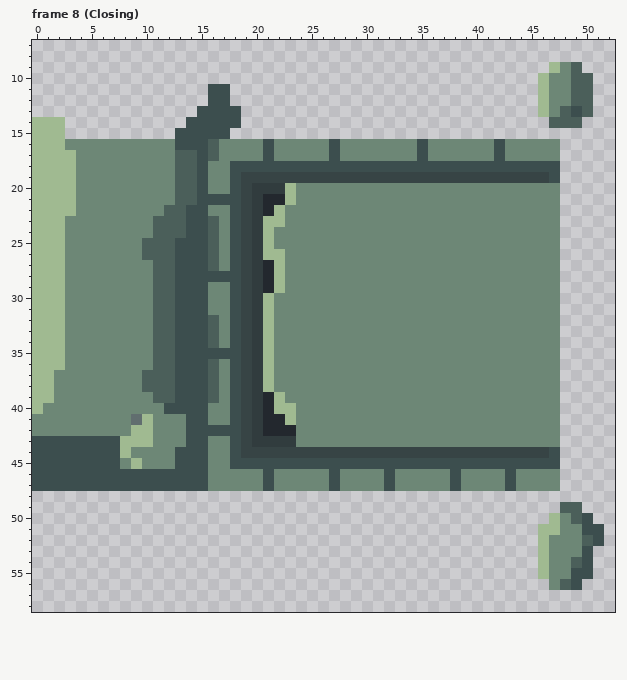
Two versions of one pixel-art file, AssetSources/Levels/Dungeon-Stone-DoorLeft.aseprite. Above, as it was before the edit.
64x64 pixels, 9 frames. Colours within 5 levels of each other are drawn and written as one. Shown: frame 8 (Closing): x 0..52, y 7..58.
New version:
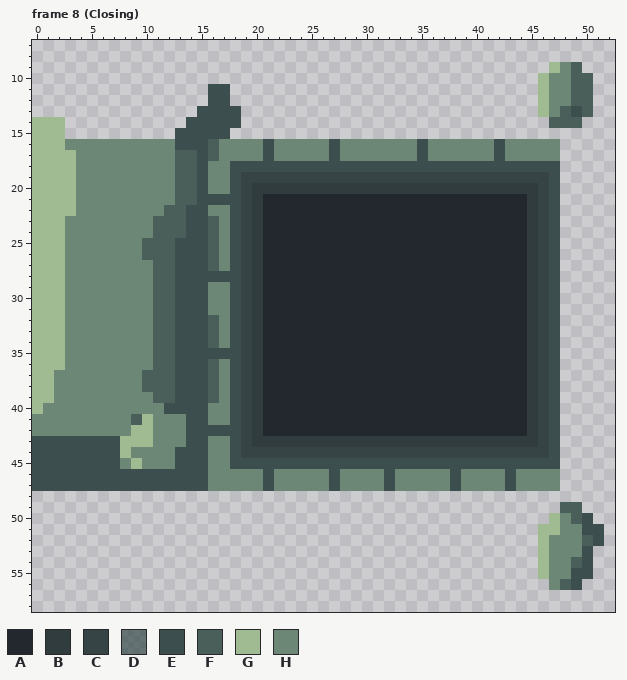
Palette (. is transparent): A #23282e  B #313c3e  C #374445  D #3c4e4eb6  E #3c4e4e  F #4b5f5a  G #a0ba91  H #6d8776
Commit message: basic level generation working. all doors working.
The exact change:
--- frame 8 (Closing), layer "door_door"
@@ x 0..52 @@
 19 GGGGHHHHHHHHHFFEHHECCCCCCCCCCCCCCCCCCCCCCCCCCCCE.....
-20 GGGGHHHHHHHHHFFEHHECBBBGHHHHHHHHHHHHHHHHHHHHHHHH.....
-21 GGGGHHHHHHHHHFFEEEECBAAGHHHHHHHHHHHHHHHHHHHHHHHH.....
-22 GGGGHHHHHHHHFFEEHHECBAGHHHHHHHHHHHHHHHHHHHHHHHHH.....
-23 GGGHHHHHHHHFFFEEFHECBGGHHHHHHHHHHHHHHHHHHHHHHHHH.....
-24 GGGHHHHHHHHFFFEEFHECBGHHHHHHHHHHHHHHHHHHHHHHHHHH.....
-25 GGGHHHHHHHFFFEEEFHECBGHHHHHHHHHHHHHHHHHHHHHHHHHH.....
-26 GGGHHHHHHHFFFEEEFHECBGGHHHHHHHHHHHHHHHHHHHHHHHHH.....
-27 GGGHHHHHHHHFFEEEFHECBAGHHHHHHHHHHHHHHHHHHHHHHHHH.....
-28 GGGHHHHHHHHFFEEEEEECBAGHHHHHHHHHHHHHHHHHHHHHHHHH.....
-29 GGGHHHHHHHHFFEEEHHECBAGHHHHHHHHHHHHHHHHHHHHHHHHH.....
-30 GGGHHHHHHHHFFEEEHHECBGHHHHHHHHHHHHHHHHHHHHHHHHHH.....
-31 GGGHHHHHHHHFFEEEHHECBGHHHHHHHHHHHHHHHHHHHHHHHHHH.....
-32 GGGHHHHHHHHFFEEEFHECBGHHHHHHHHHHHHHHHHHHHHHHHHHH.....
-33 GGGHHHHHHHHFFEEEFHECBGHHHHHHHHHHHHHHHHHHHHHHHHHH.....
-34 GGGHHHHHHHHFFEEEFHECBGHHHHHHHHHHHHHHHHHHHHHHHHHH.....
-35 GGGHHHHHHHHFFEEEEEECBGHHHHHHHHHHHHHHHHHHHHHHHHHH.....
-36 GGGHHHHHHHHFFEEEFHECBGHHHHHHHHHHHHHHHHHHHHHHHHHH.....
-37 GGHHHHHHHHFFFEEEFHECBGHHHHHHHHHHHHHHHHHHHHHHHHHH.....
-38 GGHHHHHHHHFFFEEEFHECBGHHHHHHHHHHHHHHHHHHHHHHHHHH.....
-39 GGHHHHHHHHHFFEEEFHECBAGHHHHHHHHHHHHHHHHHHHHHHHHH.....
-40 GHHHHHHHHHHHEEEEHHECBAGGHHHHHHHHHHHHHHHHHHHHHHHH.....
-41 HHHHHHHHHDGHHHEEHHECBAAGHHHHHHHHHHHHHHHHHHHHHHHH.....
-42 HHHHHHHHHGGHHHEEEEECBAAAHHHHHHHHHHHHHHHHHHHHHHHH.....
-43 EEEEEEEEGGGHHHEEHHECBBBBHHHHHHHHHHHHHHHHHHHHHHHH.....
+20 GGGGHHHHHHHHHFFEHHECBBBBBBBBBBBBBBBBBBBBBBBBBBCE.....
+21 GGGGHHHHHHHHHFFEEEECBAAAAAAAAAAAAAAAAAAAAAAAABCE.....
+22 GGGGHHHHHHHHFFEEHHECBAAAAAAAAAAAAAAAAAAAAAAAABCE.....
+23 GGGHHHHHHHHFFFEEFHECBAAAAAAAAAAAAAAAAAAAAAAAABCE.....
+24 GGGHHHHHHHHFFFEEFHECBAAAAAAAAAAAAAAAAAAAAAAAABCE.....
+25 GGGHHHHHHHFFFEEEFHECBAAAAAAAAAAAAAAAAAAAAAAAABCE.....
+26 GGGHHHHHHHFFFEEEFHECBAAAAAAAAAAAAAAAAAAAAAAAABCE.....
+27 GGGHHHHHHHHFFEEEFHECBAAAAAAAAAAAAAAAAAAAAAAAABCE.....
+28 GGGHHHHHHHHFFEEEEEECBAAAAAAAAAAAAAAAAAAAAAAAABCE.....
+29 GGGHHHHHHHHFFEEEHHECBAAAAAAAAAAAAAAAAAAAAAAAABCE.....
+30 GGGHHHHHHHHFFEEEHHECBAAAAAAAAAAAAAAAAAAAAAAAABCE.....
+31 GGGHHHHHHHHFFEEEHHECBAAAAAAAAAAAAAAAAAAAAAAAABCE.....
+32 GGGHHHHHHHHFFEEEFHECBAAAAAAAAAAAAAAAAAAAAAAAABCE.....
+33 GGGHHHHHHHHFFEEEFHECBAAAAAAAAAAAAAAAAAAAAAAAABCE.....
+34 GGGHHHHHHHHFFEEEFHECBAAAAAAAAAAAAAAAAAAAAAAAABCE.....
+35 GGGHHHHHHHHFFEEEEEECBAAAAAAAAAAAAAAAAAAAAAAAABCE.....
+36 GGGHHHHHHHHFFEEEFHECBAAAAAAAAAAAAAAAAAAAAAAAABCE.....
+37 GGHHHHHHHHFFFEEEFHECBAAAAAAAAAAAAAAAAAAAAAAAABCE.....
+38 GGHHHHHHHHFFFEEEFHECBAAAAAAAAAAAAAAAAAAAAAAAABCE.....
+39 GGHHHHHHHHHFFEEEFHECBAAAAAAAAAAAAAAAAAAAAAAAABCE.....
+40 GHHHHHHHHHHHEEEEHHECBAAAAAAAAAAAAAAAAAAAAAAAABCE.....
+41 HHHHHHHHHFGHHHEEHHECBAAAAAAAAAAAAAAAAAAAAAAAABCE.....
+42 HHHHHHHHHGGHHHEEEEECBAAAAAAAAAAAAAAAAAAAAAAAABCE.....
+43 EEEEEEEEGGGHHHEEHHECBBBBBBBBBBBBBBBBBBBBBBBBBBCE.....
 44 EEEEEEEEGHHHHEEEHHECCCCCCCCCCCCCCCCCCCCCCCCCCCCE.....
Boxes around the changes in both pictures, in picture pixels (x1, y1, x2, y2):
changed: (263, 183, 560, 447)
changed: (131, 414, 142, 425)
